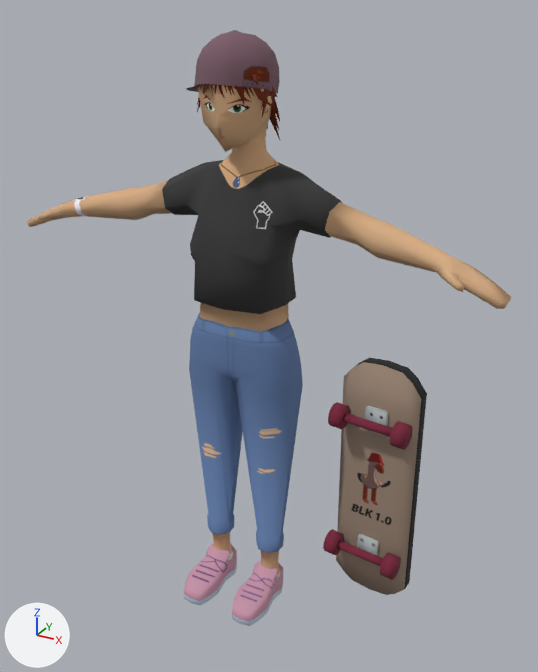
One commit to the Blender file cannon/source_assets/concepts/blaise.blend: the scene before it, then after it.
Both versions are drawn from a 50 mm camera at (1.001, -1.731, 1.716) aimed at (0.061, -0.023, 0.862). The axes (+X, +Y, +Z) are drawn at lower left. The lights are the same throughout. The older version comes first.

The older version as bpy lines, for what is in view:
```python
me_cylinder_001 = bpy.data.meshes.new('Cylinder.001')
me_cylinder_001.from_pydata(...)  # 2103 vertices, 1784 faces; spans x -0.59..0.86, y -0.26..0.1, z 0.3..1.97
me_cylinder_001.materials.append(mat_material)  # picture img_blaise_diffuse
ob_model___uv_transfer = bpy.data.objects.new('Model - UV Transfer', me_cylinder_001)
ob_model___uv_transfer.location = (-0.135, 0.0, -0.301)
```
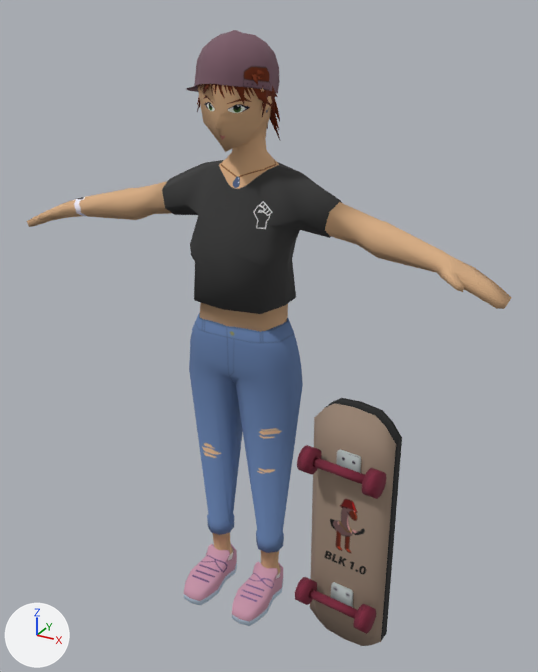
Pixel boxes (x1, y1, x2, y2) of what changed, in the pictures (538 x 672 px; the box of a moved part takes in the faces that stretch with it):
```json
{"object": "Model - UV Transfer", "change": "reshaped", "before": [27, 30, 512, 626], "after": [27, 30, 512, 646]}
{"part": 1, "of": "me_cylinder_001", "change": "moved or reshaped", "before": [336, 358, 427, 595], "after": [310, 398, 402, 646]}
{"part": 2, "of": "me_cylinder_001", "change": "moved or reshaped", "before": [365, 405, 388, 436], "after": [336, 449, 361, 473]}
{"part": 3, "of": "me_cylinder_001", "change": "moved or reshaped", "before": [343, 413, 392, 437], "after": [313, 457, 365, 484]}
{"part": 4, "of": "me_cylinder_001", "change": "moved or reshaped", "before": [328, 402, 351, 429], "after": [297, 445, 322, 474]}
{"part": 5, "of": "me_cylinder_001", "change": "moved or reshaped", "before": [390, 421, 412, 450], "after": [362, 468, 386, 499]}
{"part": 6, "of": "me_cylinder_001", "change": "moved or reshaped", "before": [357, 534, 379, 556], "after": [331, 582, 353, 607]}
{"part": 7, "of": "me_cylinder_001", "change": "moved or reshaped", "before": [337, 540, 383, 566], "after": [309, 589, 357, 618]}
{"part": 8, "of": "me_cylinder_001", "change": "moved or reshaped", "before": [323, 529, 344, 555], "after": [295, 577, 317, 605]}
{"part": 9, "of": "me_cylinder_001", "change": "moved or reshaped", "before": [380, 552, 401, 580], "after": [353, 604, 376, 634]}
```

The change, as JSON lines over the scene's bpy script:
```json
{"block": "me_cylinder_001", "where": "# used by ob_model___uv_transfer"}
{"op": "remove", "block": "me_cylinder_001", "code": "me_cylinder_001.from_pydata(...)  # 2103 vertices, 1784 faces; spans x -0.59..0.86, y -0.26..0.1, z 0.3..1.97"}
{"op": "add", "block": "me_cylinder_001", "code": "me_cylinder_001.from_pydata(...)  # 2103 vertices, 1784 faces; spans x -0.59..0.86, y -0.26..0.1, z 0.28..1.97"}
{"block": "me_cylinder_001", "change": "me_cylinder_001 part 1: the loose piece of 56 vertices spanning x 0.4..0.64, y 0.03..0.1, z 0.32..1.11 is moved by (0.0, -0.19, -0.04)"}
{"block": "me_cylinder_001", "change": "me_cylinder_001 part 2: the loose piece of 16 vertices spanning x 0.48..0.55, y 0.02..0.04, z 0.91..0.98 is moved by (0.0, -0.19, -0.04)"}
{"block": "me_cylinder_001", "change": "me_cylinder_001 part 3: the loose piece of 64 vertices spanning x 0.4..0.62, y -0.03..0.02, z 0.94..0.96 is moved by (0.0, -0.19, -0.04)"}
{"block": "me_cylinder_001", "change": "me_cylinder_001 part 4: the loose piece of 64 vertices spanning x 0.39..0.43, y -0.04..0.04, z 0.91..0.98 is moved by (0.0, -0.19, -0.04)"}
{"block": "me_cylinder_001", "change": "me_cylinder_001 part 5: the loose piece of 64 vertices spanning x 0.58..0.63, y -0.05..0.02, z 0.91..0.98 is moved by (0.0, -0.19, -0.04)"}
{"block": "me_cylinder_001", "change": "me_cylinder_001 part 6: the loose piece of 16 vertices spanning x 0.48..0.55, y 0.02..0.04, z 0.46..0.53 is moved by (0.0, -0.19, -0.04)"}
{"block": "me_cylinder_001", "change": "me_cylinder_001 part 7: the loose piece of 64 vertices spanning x 0.4..0.62, y -0.03..0.02, z 0.49..0.51 is moved by (0.0, -0.19, -0.04)"}
{"block": "me_cylinder_001", "change": "me_cylinder_001 part 8: the loose piece of 64 vertices spanning x 0.39..0.43, y -0.04..0.04, z 0.47..0.54 is moved by (0.0, -0.19, -0.04)"}
{"block": "me_cylinder_001", "change": "me_cylinder_001 part 9: the loose piece of 64 vertices spanning x 0.58..0.63, y -0.05..0.02, z 0.47..0.54 is moved by (0.0, -0.19, -0.04)"}
{"block": "me_cylinder_001", "change": "other edits to the shape of me_cylinder_001 do not show in these pictures"}
```
